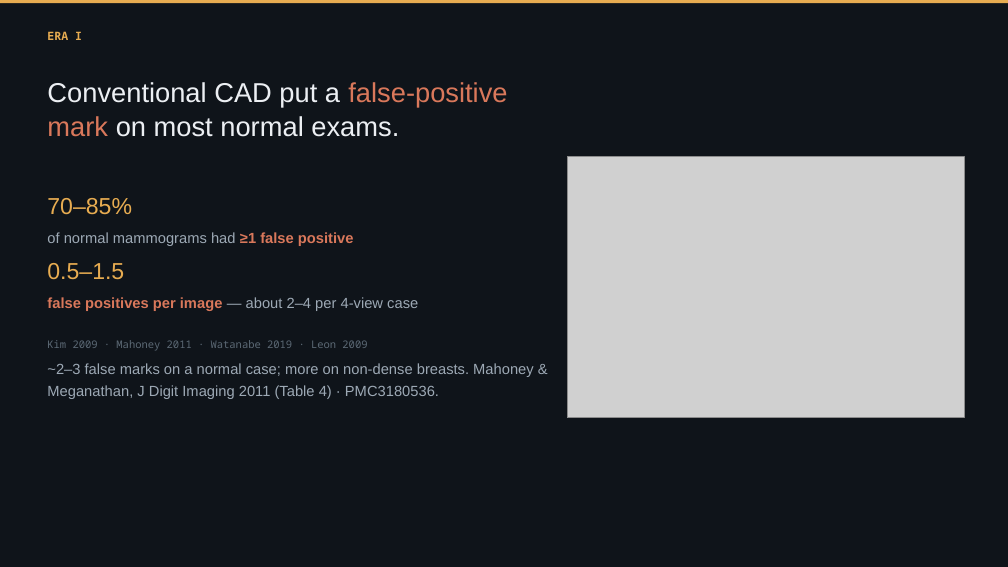
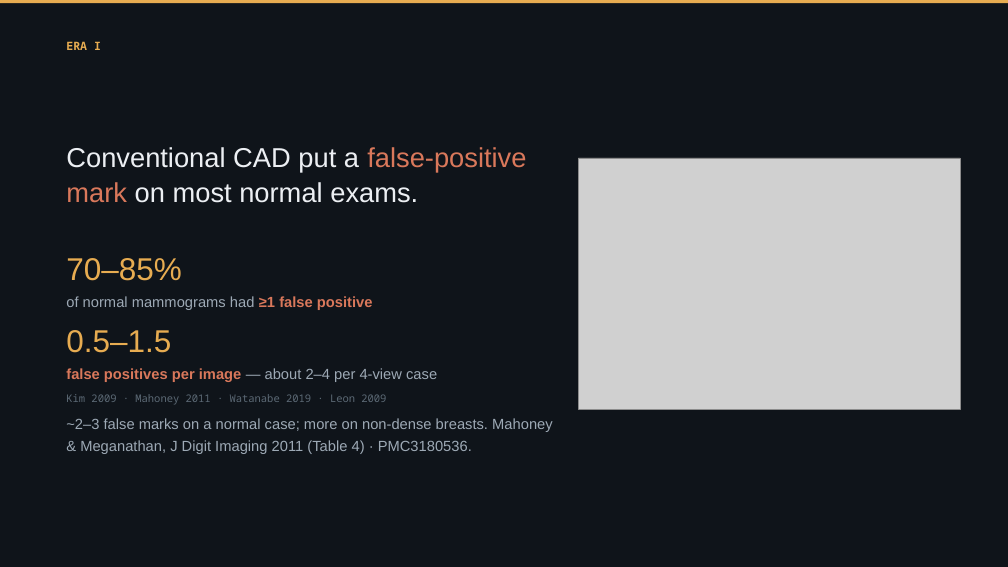
Before and after one commit to Emory-HITI/Mammo, a slide deck: slide 9 of keynote-iwbi-2026/pptx/IWBI2026_Trivedi_FULL_keynote.pptx. Drawn at 1008x567 pixels with LibreOffice and Linux fonts; fonts in the diff are those of the drawing; grey boxes stand for pictures. Boxes give left, top, right and bottom in pixels: in the first picture for what was removed or moved away, otherwise in the second. Text is boxed around its words. In the diff, an @@ line names an element or a change of style, - is before the commit and + after.

```diff
--- a/keynote-iwbi-2026/pptx/IWBI2026_Trivedi_FULL_keynote.pptx
+++ b/keynote-iwbi-2026/pptx/IWBI2026_Trivedi_FULL_keynote.pptx
@@ text "ERA I": place and size @@
-text "ERA I" at <box>47,31,82,40</box>
+text "ERA I" at <box>66,41,101,50</box>
@@ text "ERA I" at <box>66,41,101,50</box>: line spacing 1.14 to 1.28 @@
@@ text "Conventional CAD put a false-positive ...": place and size @@
-text "Conventional CAD put a false-positive ..." at <box>47,82,507,137</box>
+text "Conventional CAD put a false-positive ..." at <box>66,147,526,203</box>
@@ picture: place and size @@
-picture at <box>567,157,964,417</box>
+picture at <box>578,158,960,409</box>
@@ text "70–85%": place and size @@
-text "70–85%" at <box>47,198,132,215</box>
+text "70–85%" at <box>66,258,182,281</box>
@@ text "70–85%" at <box>66,258,182,281</box>: size 22 to 30 pt; line spacing 1.14 to 1.12 @@
@@ line spacing 1.25 to 1.28 in 3 elements at <box>66,418,553,454</box>, <box>66,368,437,382</box>, <box>66,296,373,310</box> @@
@@ text "of normal mammograms had ≥1 ...": place and size @@
-text "of normal mammograms had ≥1 ..." at <box>47,232,354,246</box>
+text "of normal mammograms had ≥1 ..." at <box>66,296,373,310</box>
@@ text "0.5–1.5" at <box>66,330,171,353</box>: size 22 to 30 pt; line spacing 1.14 to 1.12 @@
@@ text "0.5–1.5": place and size @@
-text "0.5–1.5" at <box>47,263,124,280</box>
+text "0.5–1.5" at <box>66,330,171,353</box>
@@ text "false positives per image — ...": place and size @@
-text "false positives per image — ..." at <box>47,297,418,311</box>
+text "false positives per image — ..." at <box>66,368,437,382</box>
@@ text "Kim 2009 · Mahoney 2011 ...": place and size @@
-text "Kim 2009 · Mahoney 2011 ..." at <box>47,340,367,351</box>
+text "Kim 2009 · Mahoney 2011 ..." at <box>66,394,386,405</box>
@@ text "Kim 2009 · Mahoney 2011 ..." at <box>66,394,386,405</box>: line spacing 1.14 to 1.3 @@
@@ text "~2–3 false marks on a ...": place and size @@
-text "~2–3 false marks on a ..." at <box>47,363,534,399</box>
+text "~2–3 false marks on a ..." at <box>66,418,553,454</box>
```
Also in this commit, not shown: 57 other slides changed, 1 slide added, 1 slide removed, 14 other files.
